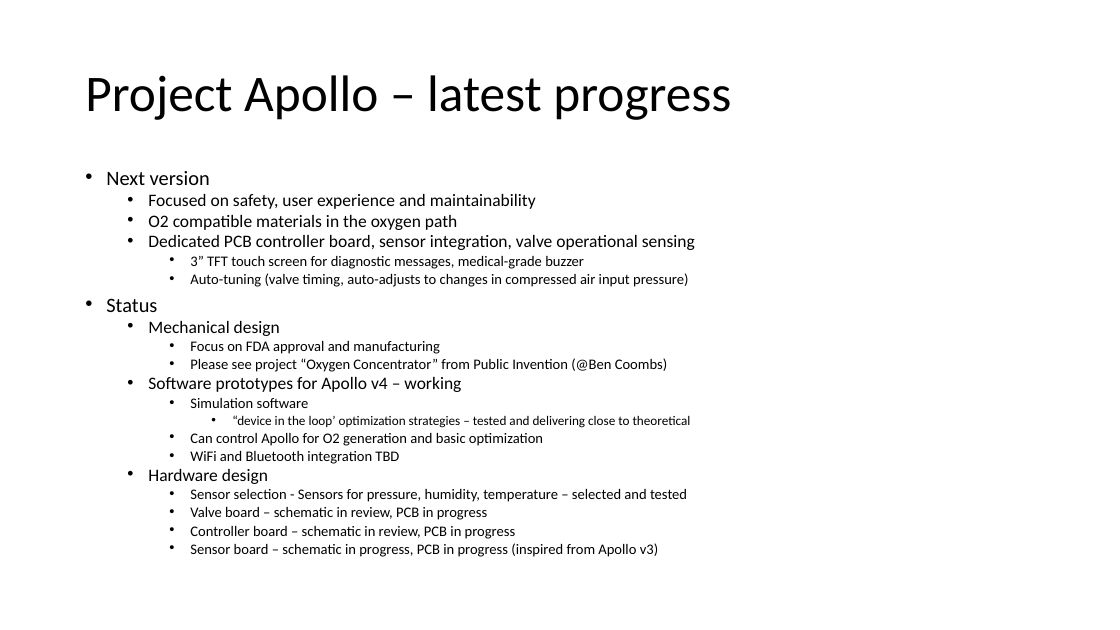
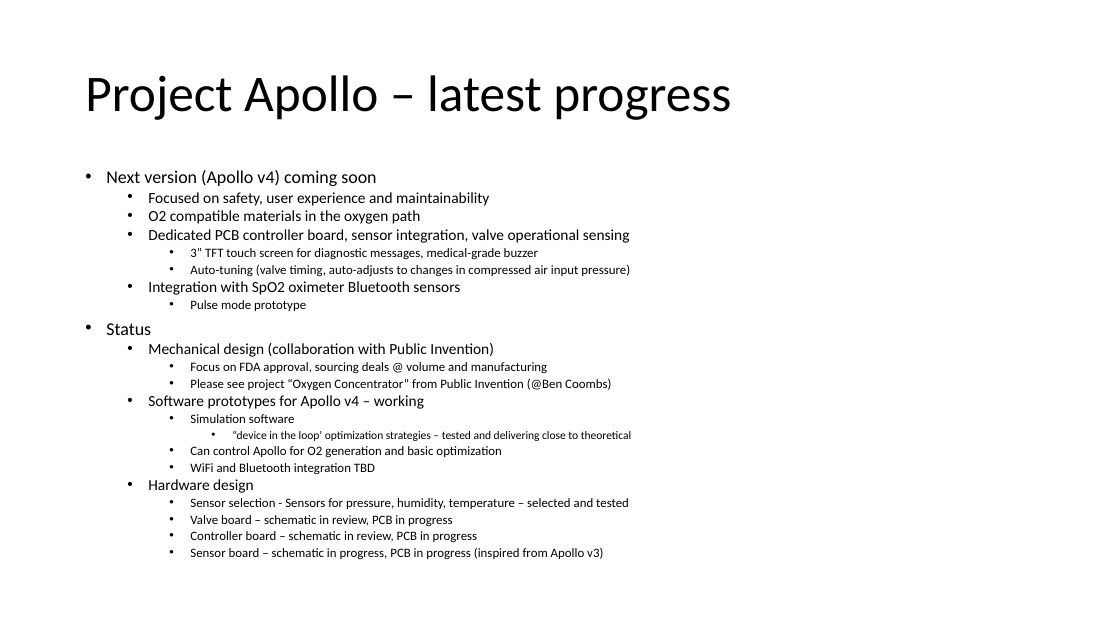
Before and after one commit to oxycon/ProjectApollo, a slide deck: slide 2 of docs/Project Apollo - v06.pptx. Drawn at 1120x630 pixels with LibreOffice and Linux fonts; fonts in the diff are those of the drawing. Boxes give left, top, right and bottom in pixels: in the first picture for what was removed or moved away, otherwise in the second. Text is boxed around its words. In the diff, an @@ line names an element or a change of style, - is before the commit and + after.

Commit message:
add Apollo v4 docs/presentation for COSMIC meeting 6

```diff
--- a/docs/Project Apollo - v06.pptx
+++ b/docs/Project Apollo - v06.pptx
@@ text at [106,170,376,186]: text changed; size 17.5 to 15.4 pt @@
-• Next version
+• Next version (Apollo v4) coming soon
@@ text at [106,192,631,559]: size 15 to 13.2 pt in "Focused on safety, user experience and maintainability", "O2 compatible materials in the oxygen path", "Dedicated PCB controller board, sensor integration, valve ...", "Software prototypes for Apollo v4 – working" and 1 more places; size 12.5 to 11 pt in "3” TFT touch screen for diagnostic messages, ...", "Auto-tuning (valve timing, auto-adjusts to changes in ...", "Please see project “Oxygen Concentrator” from Public ...", "Simulation software" and 6 more places; size 17.5 to 15.4 pt in "Status"; size 11.2 to 9.9 pt in "“device in the loop’ optimization strategies – ..." @@
@@ text at [148,281,460,311]: paragraphs added @@
+  • Integration with SpO2 oximeter Bluetooth sensors
+    • Pulse mode prototype
@@ text at [148,343,547,374]: text changed; size 12.5 to 11 pt @@
-  • Mechanical design
-    • Focus on FDA approval and manufacturing
+  • Mechanical design (collaboration with Public Invention)
+    • Focus on FDA approval, sourcing deals @ volume and manufacturing
```
Also in this commit, not shown: 2 other slides changed, 1 other file.
